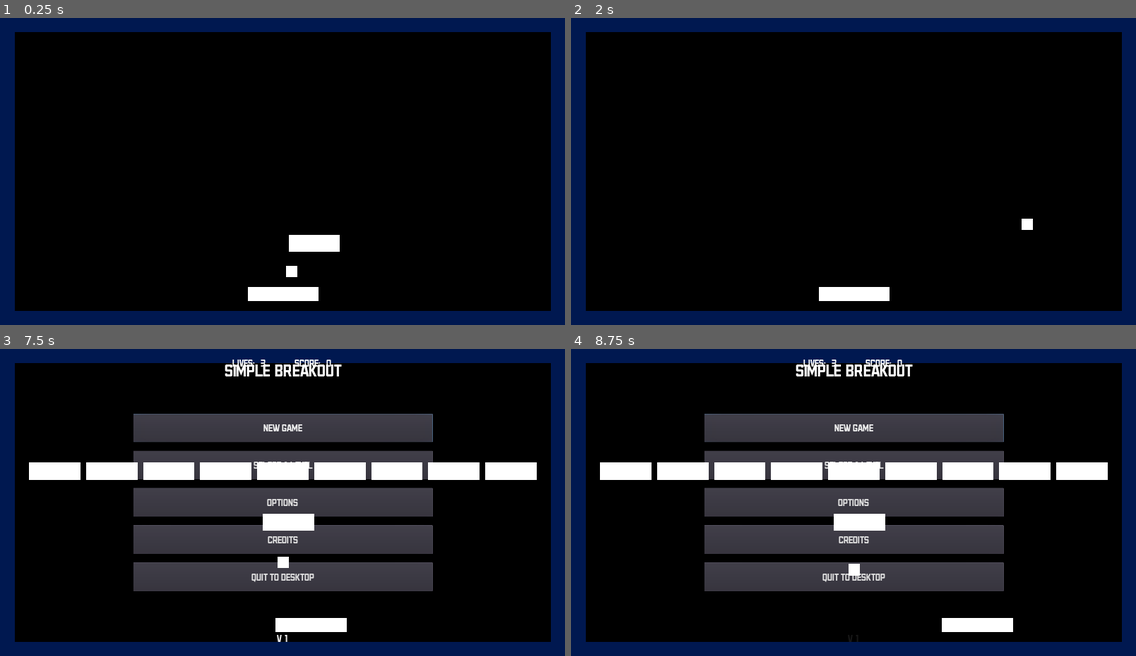
Above: before the commit, frames 1-4 (two rows, left to right).
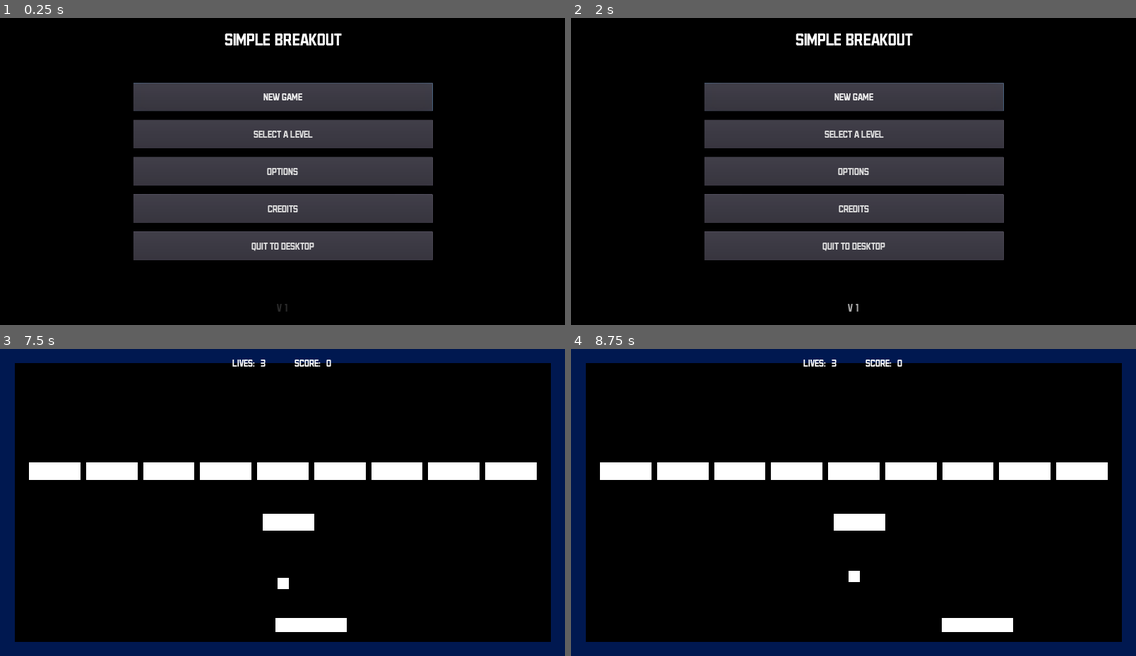
Above: after the commit, the same moments.

Repository: AlixBarreaux/simple-breakout
Game: Godot game, scene res://Scenes/GUI/MainMenu.tscn
The game is run twice, just before and just after one commit, with the same random seed, the same clock (stepped at 60 frames per second) and the same inputs. Before the commit the project starts from res://Scenes/Levels/LevelTest.tscn. The engine's default icon, where the game draws it, is replaced by a stand-in: a white triangle on a blue panel in a dark square.
Inputs (mouse positions are in pixels of both pictures, inside the frame that each line leads up to):
- Up to frame 1 (0.25 s): no input
- Up to frame 2 (2 s): click (853, 97) at 0.5 s, where only the run after the commit has a clickable "new game"; click (853, 97) at 1.25 s, where only the run after the commit has a clickable "new game"
- Up to frame 3 (7.5 s): click (282, 465) at 2 s, where only the run after the commit has a clickable "select a level"; click (282, 502) at 2.75 s, where only the run after the commit has a clickable "options"; click "new game" at 3.5 s; click "new game" at 4.25 s; click "select a level" at 5 s; click "options" at 5.75 s; click "credits" at 6.5 s; tap Enter at 7.25 s; hold D (move_right) from 7.28 s (still down)
- Up to frame 4 (8.75 s): release D (move_right) at 8 s; click (853, 428) at 8 s, where only the run before the commit has a clickable "new game"

The runs differ from the first frame. In frame 1, 40% of the frame differs, in the area x 0-100%, y 0-100%; in frame 2, 40%; in frame 3, 22%; in frame 4, 22%.

Commit message:
import some musics, add a Music node to the Level node and set the load_next_level variable of the Global singleton from the level script

Diff:
--- /dev/null
+++ b/Resources/Audio_Bus_Layouts/default_bus_layout.tres
@@ -0,0 +1,15 @@
+[gd_resource type="AudioBusLayout" format=2]
+
+[resource]
+bus/1/name = "Music"
+bus/1/solo = false
+bus/1/mute = false
+bus/1/bypass_fx = false
+bus/1/volume_db = 0.0
+bus/1/send = "Master"
+bus/2/name = "Sound Effects"
+bus/2/solo = false
+bus/2/mute = false
+bus/2/bypass_fx = false
+bus/2/volume_db = 0.0
+bus/2/send = "Master"
--- a/Scenes/Levels/Level.tscn
+++ b/Scenes/Levels/Level.tscn
@@ -91,6 +91,7 @@
 
 [node name="Ball" parent="Balls" instance=ExtResource( 12 )]
 position = Vector2( 991.326, 690 )
+current_speed = 30
 
 [node name="LevelTransitionTimer" type="Timer" parent="."]
 wait_time = 2.5
@@ -107,4 +108,6 @@
 "_edit_use_anchors_": false
 }
 
+[node name="Music" type="AudioStreamPlayer" parent="."]
+
 [connection signal="timeout" from="LevelTransitionTimer" to="." method="_on_LevelTransitionTimer_timeout"]
--- a/Scenes/Levels/Level1.tscn
+++ b/Scenes/Levels/Level1.tscn
@@ -1,9 +1,10 @@
-[gd_scene load_steps=5 format=2]
+[gd_scene load_steps=6 format=2]
 
 [ext_resource path="res://Scenes/Levels/Level.tscn" type="PackedScene" id=1]
 [ext_resource path="res://Scenes/Bricks/Brick.tscn" type="PackedScene" id=2]
 [ext_resource path="res://Scenes/Bricks/BrickHealth.tscn" type="PackedScene" id=3]
 [ext_resource path="res://Scenes/GUI/MainMenu.tscn" type="PackedScene" id=4]
+[ext_resource path="res://Assets/Sound/Music/chiptune_roller_derby.ogg" type="AudioStream" id=5]
 
 [node name="Level1" instance=ExtResource( 1 )]
 next_level_to_load = ExtResource( 4 )
@@ -39,4 +40,8 @@
 position = Vector2( 920, 580 )
 score_value = 3
 
+[node name="Music" parent="." index="6"]
+stream = ExtResource( 5 )
+autoplay = true
+
 [editable path="Bricks/BrickHealth"]
--- a/level.gd
+++ b/level.gd
@@ -60,6 +60,7 @@
 	if not self.load_next_level:
 		Global.replace_scene(self, self.next_level_to_load, self.get_parent(), self.get_index())
 	else:
+		Global.set_load_next_level(false)
 		get_tree().change_scene(menu_to_load_at_end_path)
 
 
--- a/project.godot
+++ b/project.godot
@@ -153,9 +153,13 @@
 [application]
 
 config/name="Simple Breakout"
-run/main_scene="res://Scenes/Levels/LevelTest.tscn"
+run/main_scene="res://Scenes/GUI/MainMenu.tscn"
 config/icon="res://Miscellaneous/icon.png"
 config/version=1
+
+[audio]
+
+default_bus_layout="res://Resources/Audio_Bus_Layouts/default_bus_layout.tres"
 
 [autoload]
 
Not shown, added: Assets/Sound/Music/8_Bit_Retro_Funk_-david_renda.ogg.import
Not shown, added: Assets/Sound/Music/chiptune_roller_derby.ogg.import
Not shown, added: Assets/Sound/Music/retro_platforming_-_david_fesliyan.ogg.import
Not shown: 5 places in Scenes/Levels/Level.tscn that only renumber resources
Not shown, added: Assets/Sound/Music/8_Bit_Retro_Funk_-david_renda.ogg
Not shown, added: Assets/Sound/Music/chiptune_roller_derby.ogg
Not shown, added: Assets/Sound/Music/retro_platforming_-_david_fesliyan.ogg
